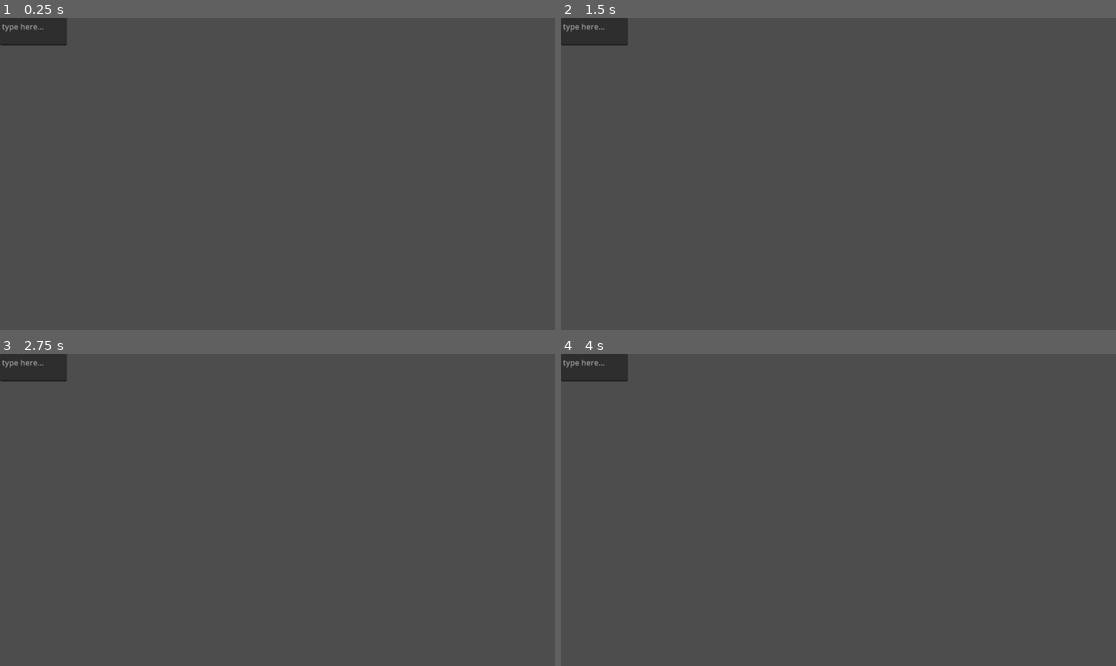
Above: before the commit, frames 1-4 (two rows, left to right).
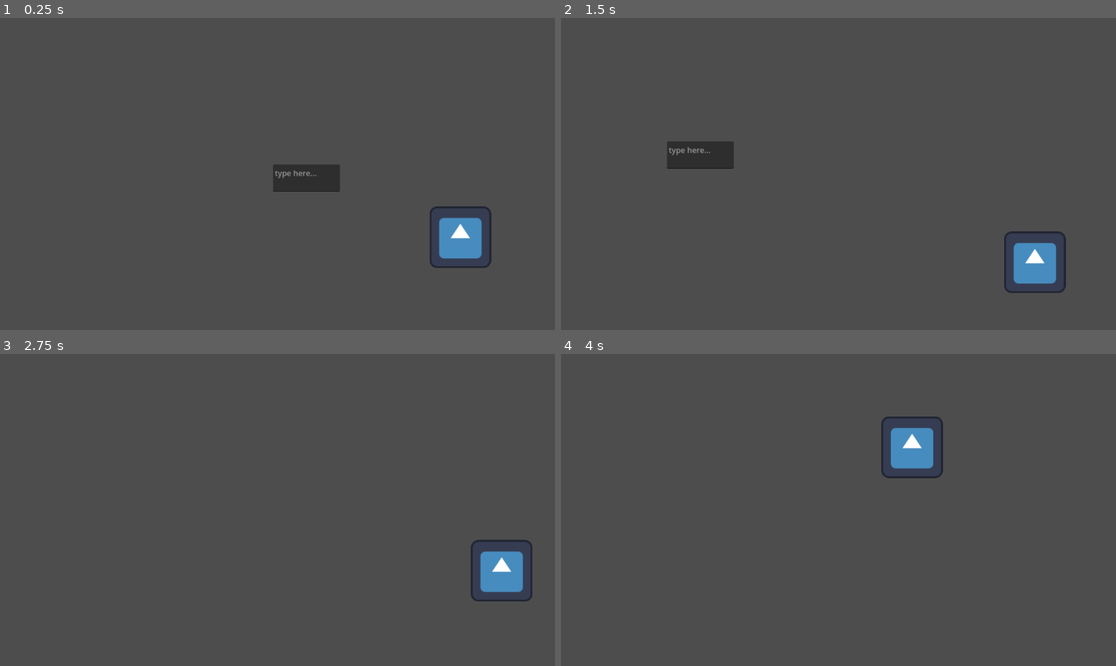
Above: after the commit, the same moments.

Repository: AJZ-tech/MiniJam
Game: Godot game, scene res://node_2d.tscn
Same seed, same stepped clock (60 frames per second), same inputs: the game is played once before the commit and once after it. The engine's default icon, where the game draws it, is replaced by a stand-in: a white triangle on a blue panel in a dark square.
Inputs:
- Up to frame 1 (0.25 s): no input
- Up to frame 2 (1.5 s): hold D (move_right) 0.53-1.28 s; hold S (move_down) from 1.28 s (still down)
- Up to frame 3 (2.75 s): release S (move_down) at 2.03 s; hold D (move_right) from 2.03 s (still down)
- Up to frame 4 (4 s): release D (move_right) at 2.78 s; hold W (move_up) 2.78-3.53 s; hold A (move_left) from 3.53 s (still down)

The runs differ from the first frame. In frame 1, 3.3% of the frame differs, in the area x 0-89%, y 0-81%; in frame 2, 3.3%, in the area x 0-91%, y 0-89%; in frame 3, 2.3%; in frame 4, 2.3%.

Commit message:
Add a character and camera to scene

Diff:
--- a/node_2d.tscn
+++ b/node_2d.tscn
@@ -1,4 +1,11 @@
-[gd_scene format=3 uid="uid://bnagb0iplypge"]
+[gd_scene load_steps=5 format=3 uid="uid://cqqjglek6r68f"]
+
+[ext_resource type="Texture2D" uid="uid://uruhpmw433tb" path="res://icon.svg" id="1_vph6t"]
+[ext_resource type="Script" path="res://player_controler.gd" id="2_y5h0i"]
+[ext_resource type="Script" path="res://camera.gd" id="3_8jaab"]
+
+[sub_resource type="RectangleShape2D" id="RectangleShape2D_8ctvl"]
+size = Vector2(128, 128)
 
 [node name="Node2D" type="Node2D"]
 
@@ -6,3 +13,20 @@
 offset_right = 139.0
 offset_bottom = 57.0
 placeholder_text = "type here..."
+
+[node name="CharacterBody2D" type="CharacterBody2D" parent="."]
+position = Vector2(389, 151)
+script = ExtResource("2_y5h0i")
+multiplier = 2.5
+
+[node name="Sprite2D" type="Sprite2D" parent="CharacterBody2D"]
+texture = ExtResource("1_vph6t")
+
+[node name="CollisionShape2D" type="CollisionShape2D" parent="CharacterBody2D"]
+shape = SubResource("RectangleShape2D_8ctvl")
+
+[node name="Camera2D" type="Camera2D" parent="."]
+script = ExtResource("3_8jaab")
+target = NodePath("../CharacterBody2D")
+follow_mode = 3
+bounded_border = Vector2(200, 200)
